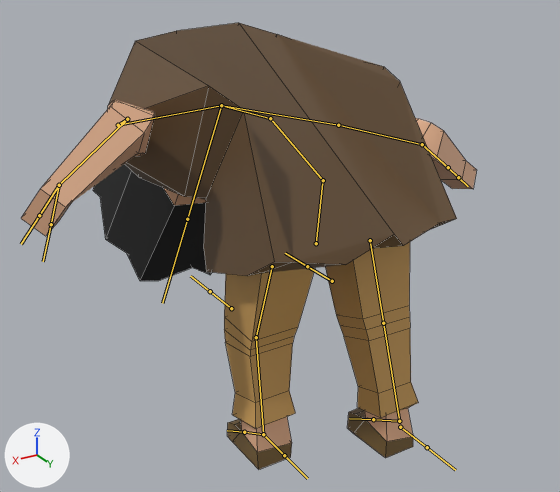
Before and after pictures for a commit that changed the FBX model The Infinite Labyrinth/Assets/Models/Player/player.fbx.
Before and after are seen from a camera (50 mm lens) standing at (3.79, 5.62, 5.14) and looking at (-0.32, -1.23, 1.71). The axes (+X, +Y, +Z) are drawn at lower left. The lights are the same throughout. Both versions are drawn at frame 3 of the action 'Szkielet|Dash'; the numbers are the values there. The bones that bend it are drawn over the model as lines. Mesh edges are drawn as thin lines.

In view in the first picture: 'Kostka'.
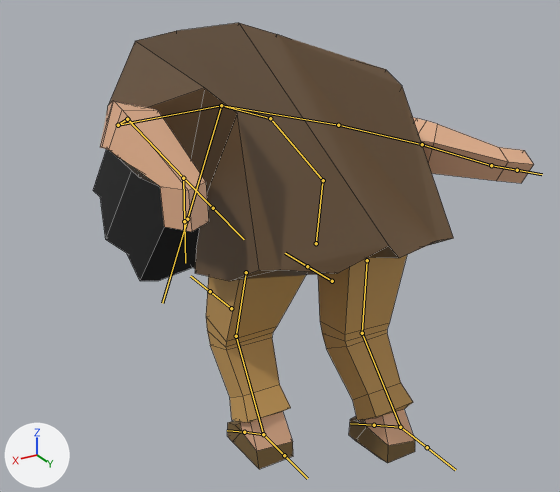
Location of each change, [x1, y1, x2, y2] in pixels of the pictures (560 x 492 px):
'Kostka', posed
    before: [21, 23, 477, 470]
    after: [93, 23, 534, 469]
bone 'LowerArm.L', root to tip
    before: (127, 119) to (59, 185)
    after: (127, 119) to (183, 178)
bone 'Hand.L', root to tip
    before: (59, 185) to (39, 215)
    after: (183, 178) to (184, 221)
bone 'LowerArm.R', root to tip
    before: (422, 144) to (448, 167)
    after: (422, 144) to (491, 165)
bone 'Hand.R', root to tip
    before: (448, 167) to (458, 177)
    after: (491, 165) to (517, 170)
bone 'UpperLeg.L', root to tip
    before: (272, 266) to (256, 337)
    after: (246, 272) to (236, 336)
bone 'LowerLeg.L', root to tip
    before: (256, 337) to (263, 434)
    after: (236, 336) to (263, 434)
bone 'UpperLeg.R', root to tip
    before: (370, 240) to (383, 323)
    after: (367, 260) to (362, 333)
bone 'LowerLeg.R', root to tip
    before: (383, 323) to (399, 421)
    after: (362, 333) to (400, 427)
bone 'Foot.R', root to tip
    before: (399, 421) to (373, 419)
    after: (400, 427) to (374, 425)

The change in detail:
Bone 'LowerArm.L' (bone_lowerarm_l) turns from (66, -29, 17) to (25, 11, -37) degrees about its own x, y and z.
Bone 'Hand.L' (bone_hand_l) turns from (48, -5, -7) to (64, 4, -15) degrees about its own x, y and z.
Bone 'LowerArm.R' (bone_lowerarm_r) turns from (80, 29, -16) to (25, -7, -30) degrees about its own x, y and z.
Bone 'Hand.R' (bone_hand_r) turns from (0, 0, 0) to (8, 0, -25) degrees about its own x, y and z.
Bone 'UpperLeg.L' (bone_upperleg_l) moves from (0.12, 0.03, 0.01) to (0.0, 0.23, 0.26).
Bone 'UpperLeg.L' (bone_upperleg_l) turns from (2, -6, 5) to (6, 0, 0) degrees about its own x, y and z.
Bone 'LowerLeg.L' (bone_lowerleg_l) turns from (-21, 0, 0) to (-45, 0, 0) degrees about its own x, y and z.
Bone 'Foot.L' (bone_foot_l) turns from (9, 1, -8) to (30, 0, 0) degrees about its own x, y and z.
Bone 'UpperLeg.R' (bone_upperleg_r) moves from (0.0, 0.0, 0.0) to (0.0, 0.23, -0.01).
Bone 'UpperLeg.R' (bone_upperleg_r) turns from (-30, 0, 0) to (-10, 0, 0) degrees about its own x, y and z.
Bone 'LowerLeg.R' (bone_lowerleg_r) turns from (4, 0, 0) to (-41, 0, 0) degrees about its own x, y and z.
Bone 'Foot.R' (bone_foot_r) turns from (17, 0, 0) to (40, 0, 0) degrees about its own x, y and z.
